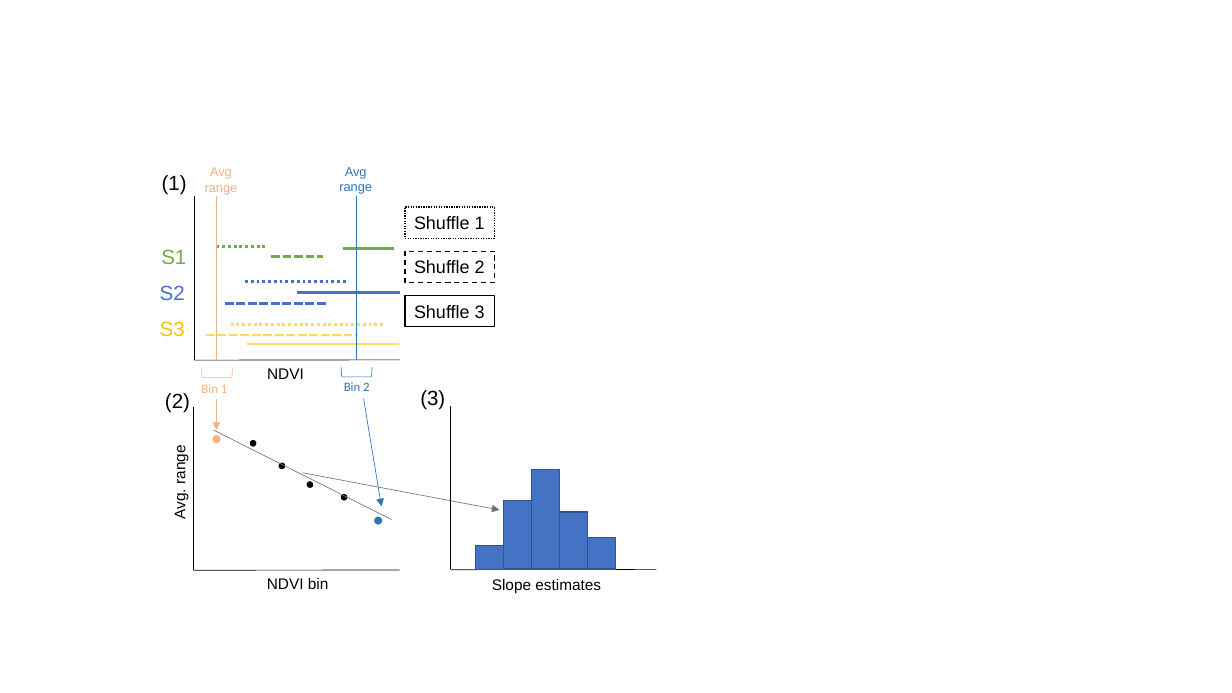
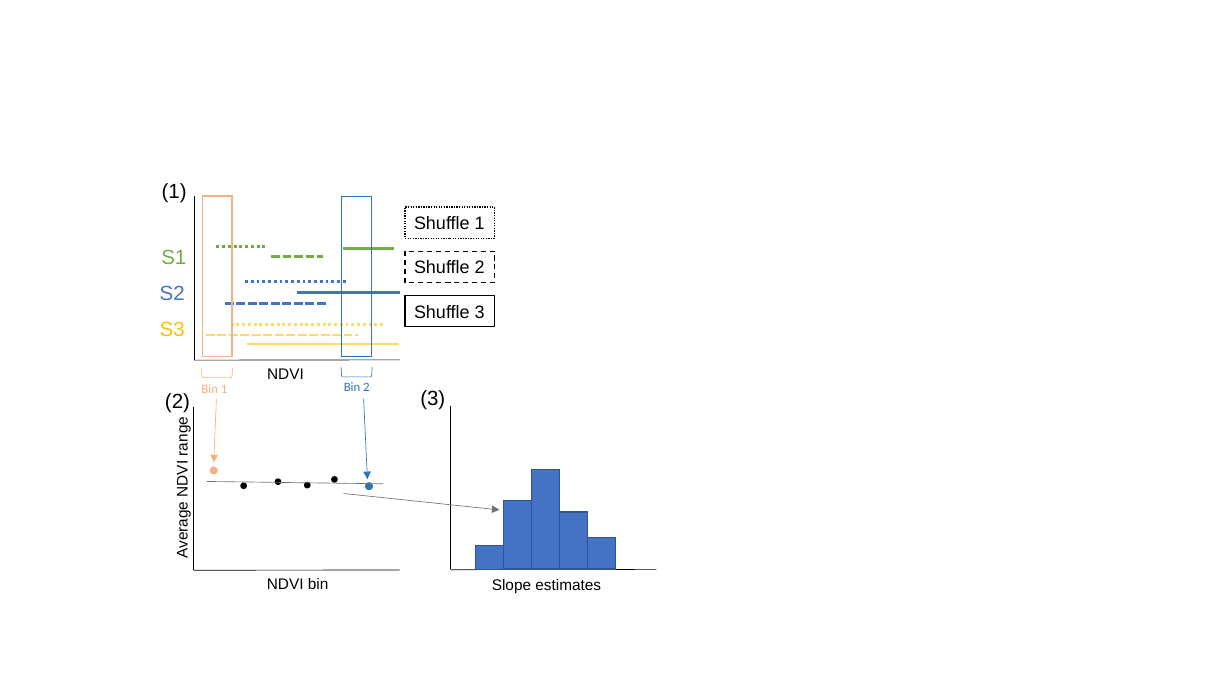
Before and after one commit to gdicecco/mih-vegetation, a slide deck: slide 10 of Figures/mih_paper_figures.pptx. Drawn at 1232x693 pixels with LibreOffice and Linux fonts; fonts in the diff are those of the drawing. Boxes give left, top, right and bottom in pixels: in the first picture for what was removed or moved away, otherwise in the second. Text is boxed around its words. In the diff, an @@ line names an element or a change of style, - is before the commit and + after.

```diff
--- a/Figures/mih_paper_figures.pptx
+++ b/Figures/mih_paper_figures.pptx
@@ text "(1)": place and size @@
-text "(1)" at bbox=[162, 175, 187, 195]
+text "(1)" at bbox=[162, 183, 187, 203]
@@ text removed at bbox=[205, 167, 238, 195] @@
-Avg range
@@ text removed at bbox=[339, 167, 372, 194] @@
-Avg range
@@ rectangle added at bbox=[202, 196, 232, 357], outline #F4B183 1 pt @@
@@ line removed from (216, 197) to (216, 360) @@
@@ rectangle added at bbox=[342, 196, 372, 357], outline #2E75B6 1 pt @@
@@ line removed from (357, 197) to (357, 360) @@
@@ arrow moved from (216, 399) - (216, 430) to (216, 399) - (213, 462) @@
@@ arrow moved from (364, 399) - (382, 506) to (364, 399) - (368, 480) @@
@@ text at bbox=[174, 420, 191, 558]: text changed @@
-Avg. range
+Average NDVI range
@@ ellipse: place and size @@
-ellipse at bbox=[213, 436, 220, 443]
+ellipse at bbox=[211, 468, 217, 474]
@@ ellipse: place and size @@
-ellipse at bbox=[279, 463, 286, 470]
+ellipse at bbox=[274, 479, 281, 485]
@@ ellipse: place and size @@
-ellipse at bbox=[341, 494, 348, 501]
+ellipse at bbox=[331, 476, 337, 482]
@@ line moved from (213, 430) - (392, 519) to (207, 482) - (384, 484) @@
@@ ellipse: place and size @@
-ellipse at bbox=[250, 440, 256, 446]
+ellipse at bbox=[240, 482, 247, 489]
@@ arrow moved from (303, 473) - (500, 510) to (344, 494) - (500, 510) @@
@@ ellipse: place and size @@
-ellipse at bbox=[375, 518, 382, 524]
+ellipse at bbox=[366, 483, 372, 490]
```
Also in this commit, not shown: 6 other files.
